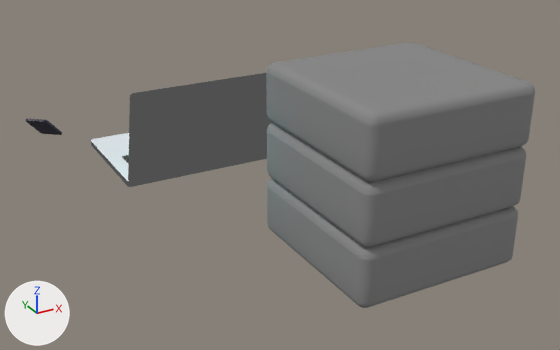
The glTF model src/laptop.glb as it was, and as the next commit left it.
One viewpoint serves both versions: a 50 mm camera at (-0.325, -0.821, 0.387) aimed at (0.036, -0.164, 0.058). Lighting does not change. The marker at lower left points along +X, +Y and +Z. Where no turn or scale is listed for an object, it has been applied to the vertices.

The older version as bpy lines, for what is in view:
```python
me_cube_005 = bpy.data.meshes.new('Cube.005')
me_cube_005.from_pydata(...)  # 56 vertices, 108 faces; spans x -0.99..0.99, y -1.02..1.02, z -0.74..0.74
# faces by material slot: [102, 6]
me_cube_005.materials.append(mat_phone_plastic)  # black #16062a
me_cube_005.materials.append(mat_screen)  # cyan #63c7e7
me_cube_006 = bpy.data.meshes.new('Cube.006')
me_cube_006.from_pydata(...)  # 878 vertices, 1772 faces; spans x -0.06..0.123, y -0.091..0.091, z -0.039..0.145
# faces by material slot: [1730, 42]
me_cube_006.materials.append(mat_plastic)  # grey #888888
me_cube_006.materials.append(mat_screen)  # cyan #63c7e7
me_top = bpy.data.meshes.new('Top')
me_top.from_pydata(...)  # 40 vertices, 76 faces; spans x -0.1..0.1, y -0.11..-0.072, z 0.001..0.111
me_top.materials.append(mat_material)
ob_phone = bpy.data.objects.new('Phone', me_cube_005)
ob_phone.location = (-0.1547, 0.0602, 0.0739)
ob_phone.scale = (-0.0213, -0.0213, -0.0213)
ob_server = bpy.data.objects.new('Server', me_cube_006)
ob_server.location = (0.0758, -0.2579, 0.0389)
ob_top = bpy.data.objects.new('Top', me_top)
ob_top.location = (0.0, 0.0, 0.0406)
# also in view: 'Bottom' at (0.0, 0.0, 0.041)
```
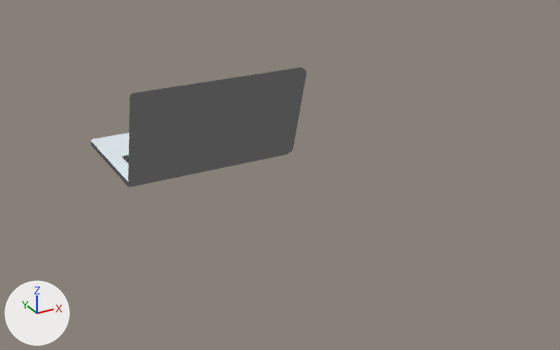
Changed parts and their boxes (x1, y1, x2, y2) in the pictures (560 x 350 px):
```json
{"object": "Server", "change": "deleted", "before": [266, 42, 535, 308]}
{"object": "Phone", "change": "deleted", "before": [26, 119, 62, 135]}
```

Edits to the scene script, one JSON object a line:
```json
{"op": "remove", "block": "ob_server", "code": ["ob_server = bpy.data.objects.new('Server', me_cube_006)", "ob_server.location = (0.0758, -0.2579, 0.0389)"]}
{"op": "remove", "block": "ob_phone", "code": ["ob_phone = bpy.data.objects.new('Phone', me_cube_005)", "ob_phone.location = (-0.1547, 0.0602, 0.0739)", "ob_phone.scale = (-0.0213, -0.0213, -0.0213)"]}
```
